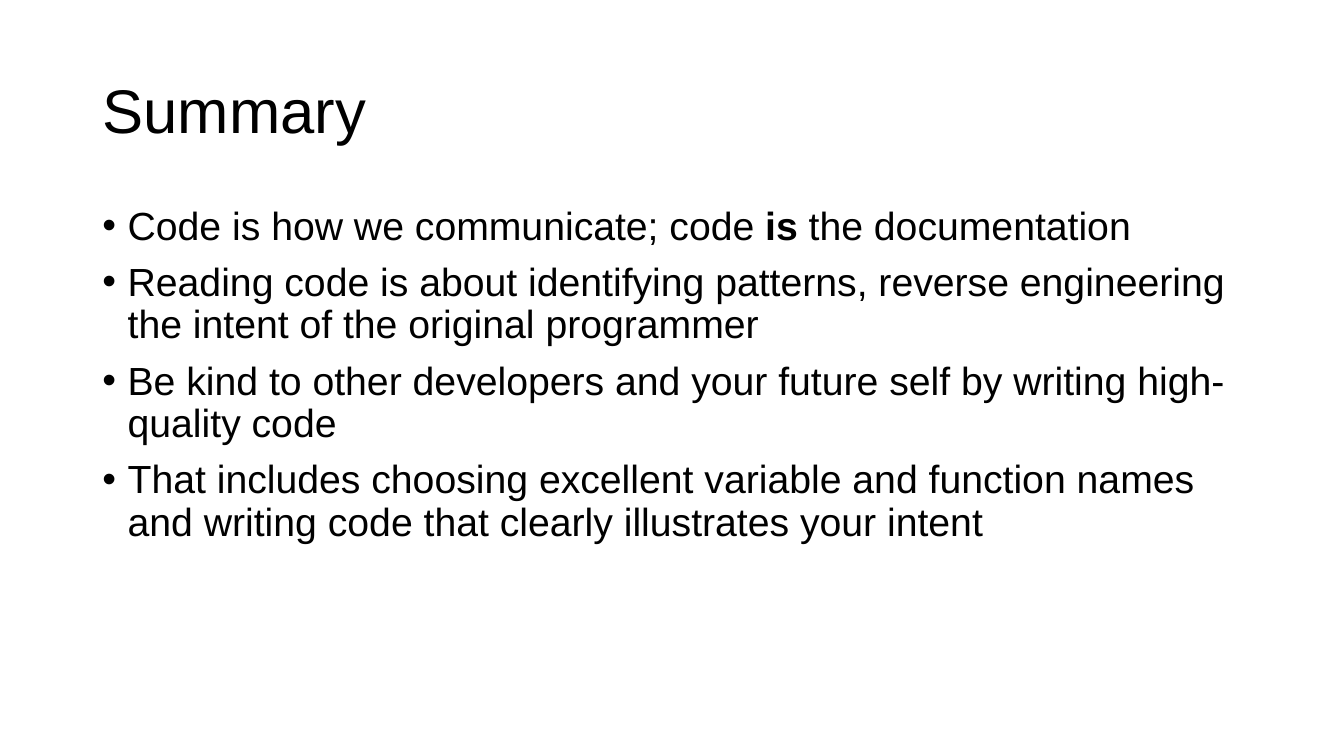
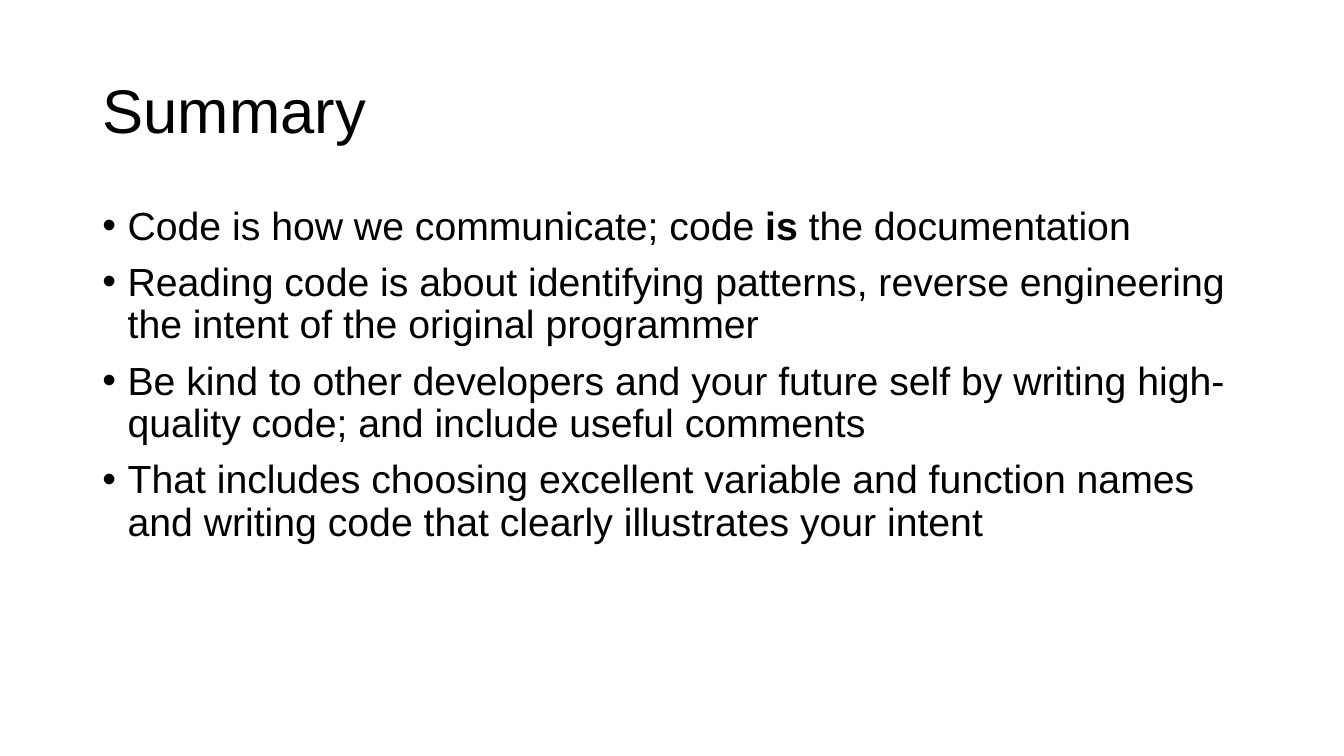
Before and after one commit to parrt/msds689, a slide deck: slide 17 of notes/reading-code.pptx. Drawn at 1344x756 pixels with LibreOffice and Linux fonts; fonts in the diff are those of the drawing; background and template pictures are left out. Boxes give left, top, right and bottom in pixels: in the first picture for what was removed or moved away, otherwise in the second. Text is boxed around its words. In the diff, an @@ line names an element or a change of style, - is before the commit and + after.

```diff
--- a/notes/reading-code.pptx
+++ b/notes/reading-code.pptx
@@ text at box(128, 366, 1224, 445): text changed @@
-• Be kind to other developers and your future self by writing high-quality code
+• Be kind to other developers and your future self by writing high-quality code; and include useful comments
```
Also in this commit, not shown: 7 other slides changed, 6 other files.
